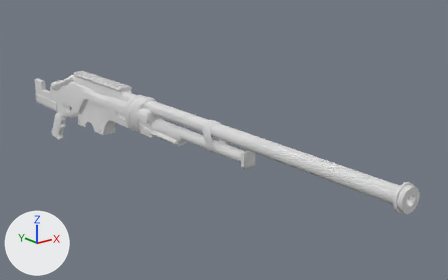
Two versions of the FBX model Assets/6v6Shooter/Animations/[04] WeaponAnimations/Weapon - Balista Vortex animations.fbx, one commit apart.
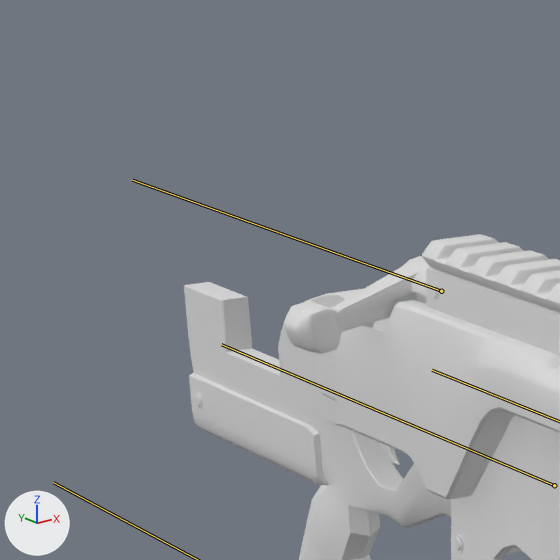
There are two pictures of each version: one whole from a camera (50 mm lens) standing at (-0.642, -1.512, 0.479) and looking at (0.103, -0.581, 0.107), one close up on the part from 1% to 21% of the width and 12% to 44% of the height. Arrows for +X, +Y and +Z are at lower left; the lights stay in place. The bones that bend it are drawn over the model as lines in the close-ups.

The first close-up shows 'Base - Ballista Vortex'.
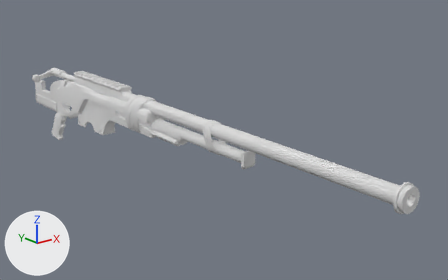
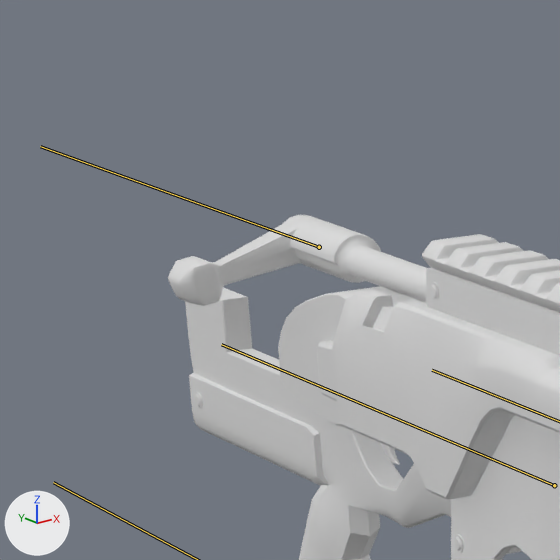
The newer file adds an action. The first version stands in its rest pose; the second is drawn at frame 130 of the action 'AN_MAG_Inspect'.

The change, as a diff of the scene's bpy script:
```diff
--- a/Assets/6v6Shooter/Animations/[04] WeaponAnimations/Weapon - Balista Vortex animations.fbx.py
+++ b/Assets/6v6Shooter/Animations/[04] WeaponAnimations/Weapon - Balista Vortex animations.fbx.py
@@ bone_sniperlever___sniper @@
 bone_sniperlever___sniper = bpy.data.objects['Balista Vortex_Armature'].pose.bones['SniperLever - Sniper']  # child of 'RightHandSocket - Sniper'
-bone_sniperlever___sniper.location = (0.0, 0.0, 0.0)
+bone_sniperlever___sniper.location = (0.0, 0.113, 0.0)
```

Location of each change, [x1, y1, x2, y2] in pixels of the close-ups (560 x 560 px):
'Base - Ballista Vortex', posed
    before: [184, 234, 560, 560]
    after: [168, 215, 560, 560]
bone 'SniperLever - Sniper', root to tip
    before: (441, 291) to (132, 180)
    after: (319, 247) to (40, 146)
